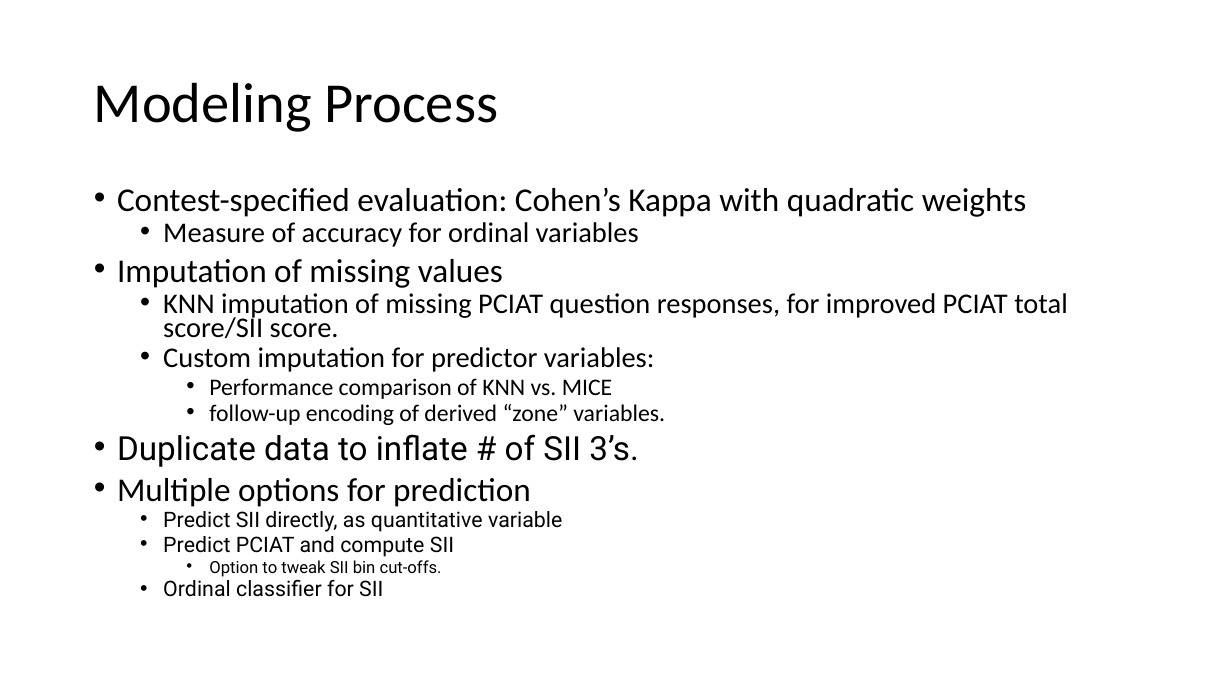
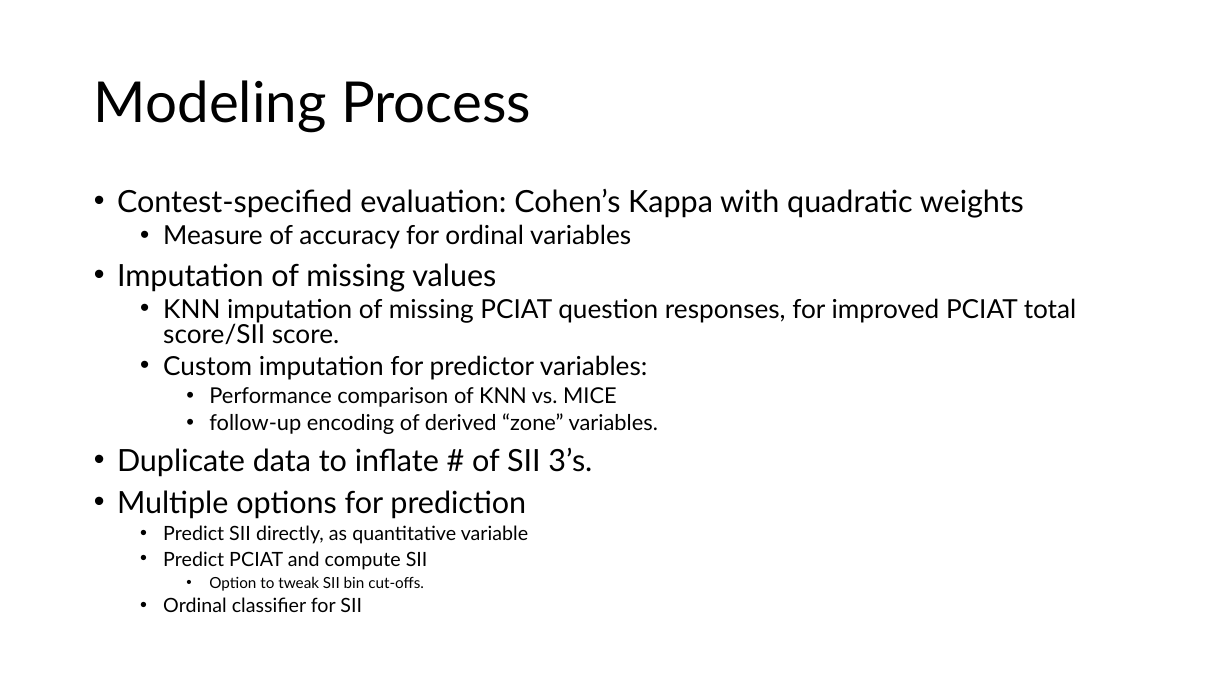
Before and after one commit to aarondweinberg/CMI_problematic_internet_use, a slide deck: slide 6 of Presentation/Problematic Internet Use Video.pptx. Drawn at 1232x693 pixels with LibreOffice and Linux fonts; fonts in the diff are those of the drawing. Boxes give left, top, right and bottom in pixels: in the first picture for what was removed or moved away, otherwise in the second. Text is boxed around its words. In the diff, an @@ line names an element or a change of style, - is before the commit and + after.

```diff
--- a/Presentation/Problematic Internet Use Video.pptx
+++ b/Presentation/Problematic Internet Use Video.pptx
@@ title "Modeling Process" at [94, 80, 531, 132]: font Calibri to Lato @@
@@ text "Contest-specified evaluation: Cohen’s Kappa with ..." at [117, 189, 1076, 612]: size 25.9 to 23.8 pt in "Contest-specified evaluation: Cohen’s Kappa with quadratic w ...", "Imputation of missing values", "Duplicate data to inflate # of SII ...", "Multiple options for prediction"; font Calibri to Lato in "Contest-specified evaluation: Cohen’s Kappa with quadratic w ...", "Measure of accuracy for ordinal variables", "Imputation of missing values", "KNN imputation of missing PCIAT question responses, ..." and 4 more places; size 22.2 to 20.4 pt in "Measure of accuracy for ordinal variables", "KNN imputation of missing PCIAT question responses, ...", "Custom imputation for predictor variables:"; size 18.5 to 17 pt in "Performance comparison of KNN vs. MICE", "follow-up encoding of derived “zone” variables."; font Roboto to Lato in "Duplicate data to inflate # of SII ...", "Predict SII directly, as quantitative variable", "Predict PCIAT and compute SII", "Option to tweak SII bin cut-offs." and 1 more places; size 16.6 to 15.3 pt in "Predict SII directly, as quantitative variable", "Predict PCIAT and compute SII", "Ordinal classifier for SII"; size 12.9 to 11.9 pt in "Option to tweak SII bin cut-offs."; line spacing 0.7 to 0.8 @@
```
Also in this commit, not shown: 5 other slides changed, 35 other files.
